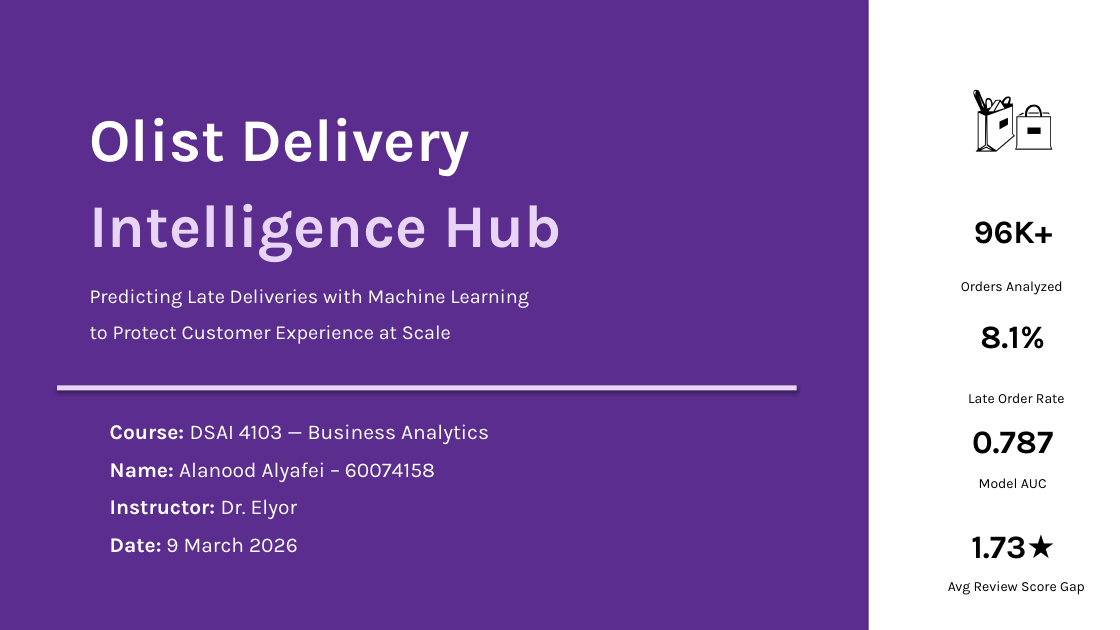
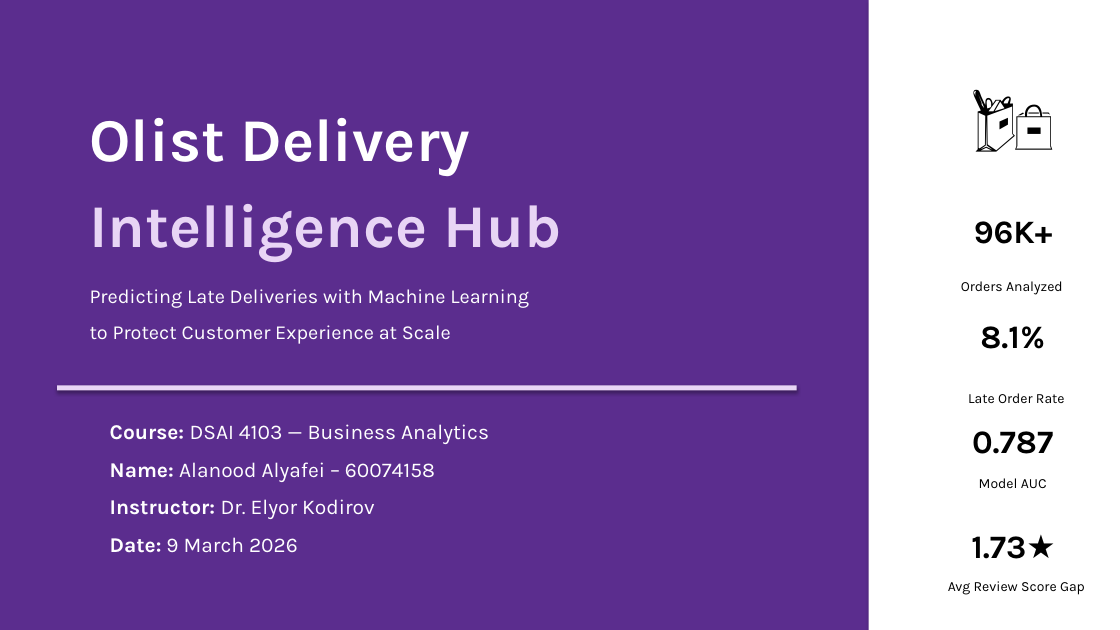
Before and after one commit to Alanood-Alyafeai/olist_analytics_AdvanceBusinessAnalytics_Project, a slide deck: slide 1 of Olist_Delivery_Intelligence_Presentation.pptx. Drawn at 1120x630 pixels with LibreOffice and Linux fonts; fonts in the diff are those of the drawing. Boxes give left, top, right and bottom in pixels: in the first picture for what was removed or moved away, otherwise in the second. Text is boxed around its words. In the diff, an @@ line names an element or a change of style, - is before the commit and + after.

```diff
--- a/Olist_Delivery_Intelligence_Presentation.pptx
+++ b/Olist_Delivery_Intelligence_Presentation.pptx
@@ text at [110, 499, 375, 519]: text changed; bold off @@
-Instructor: Dr. Elyor
+Instructor: Dr. Elyor Kodirov
```
Also in this commit, not shown: 15 other slides changed, 8 other files.
